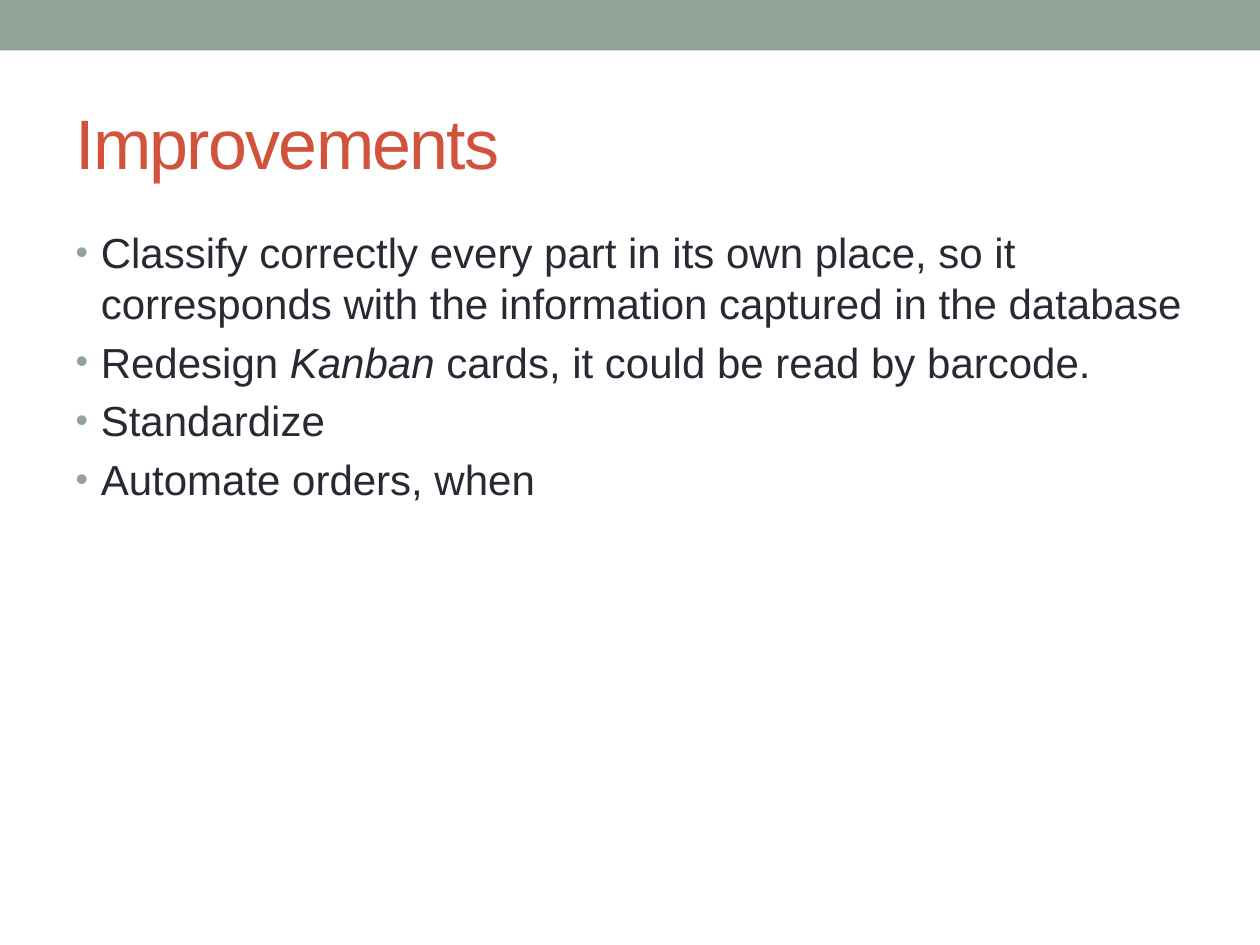
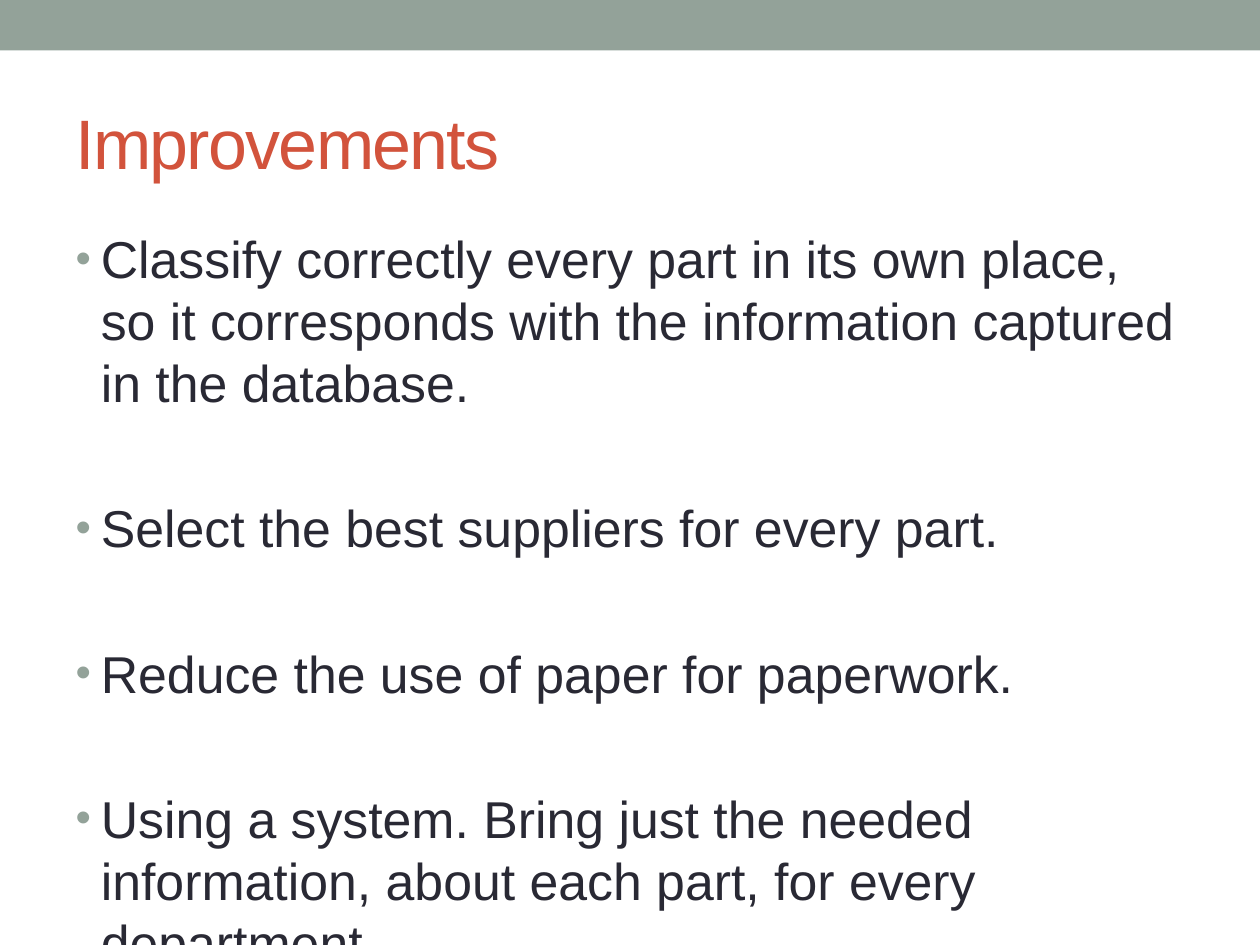
Before and after one commit to mtt527/PFEP, a slide deck: slide 5 of CHALLENGE-1 (1).pptx. Drawn at 1260x945 pixels with LibreOffice and Linux fonts; fonts in the diff are those of the drawing. Boxes give left, top, right and bottom in pixels: in the first picture for what was removed or moved away, otherwise in the second. Text is boxed around its words. In the diff, an @@ line names an element or a change of style, - is before the commit and + after.

```diff
--- a/CHALLENGE-1 (1).pptx
+++ b/CHALLENGE-1 (1).pptx
@@ text at [101, 240, 1175, 910]: text changed; size 24 to 29.6 pt @@
-• Classify correctly every part in its own place, so it corresponds with the information captured in the database
-• Redesign Kanban cards, it could be read by barcode.
-• Standardize
-• Automate orders, when
+• Classify correctly every part in its own place, so it corresponds with the information captured in the database.
+• Select the best suppliers for every part.
+• Reduce the use of paper for paperwork.
+• Using a system. Bring just the needed information, about each part, for every department
```
Also in this commit, not shown: 2 slides added, 1 slide removed.
